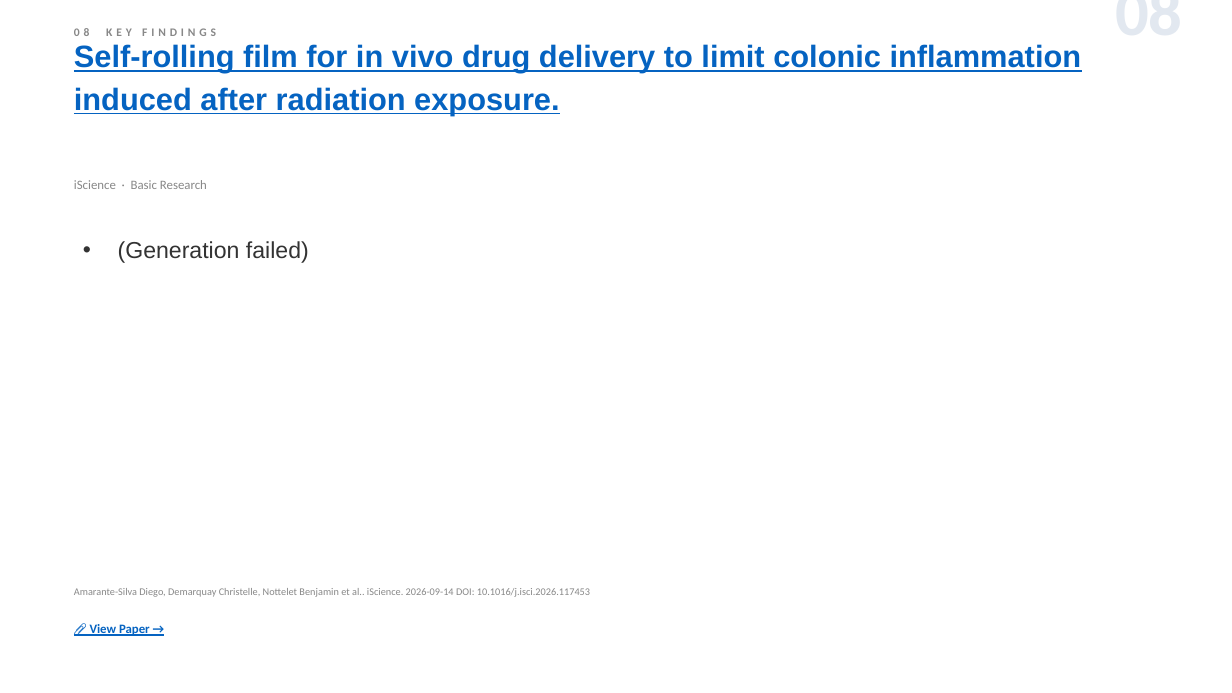
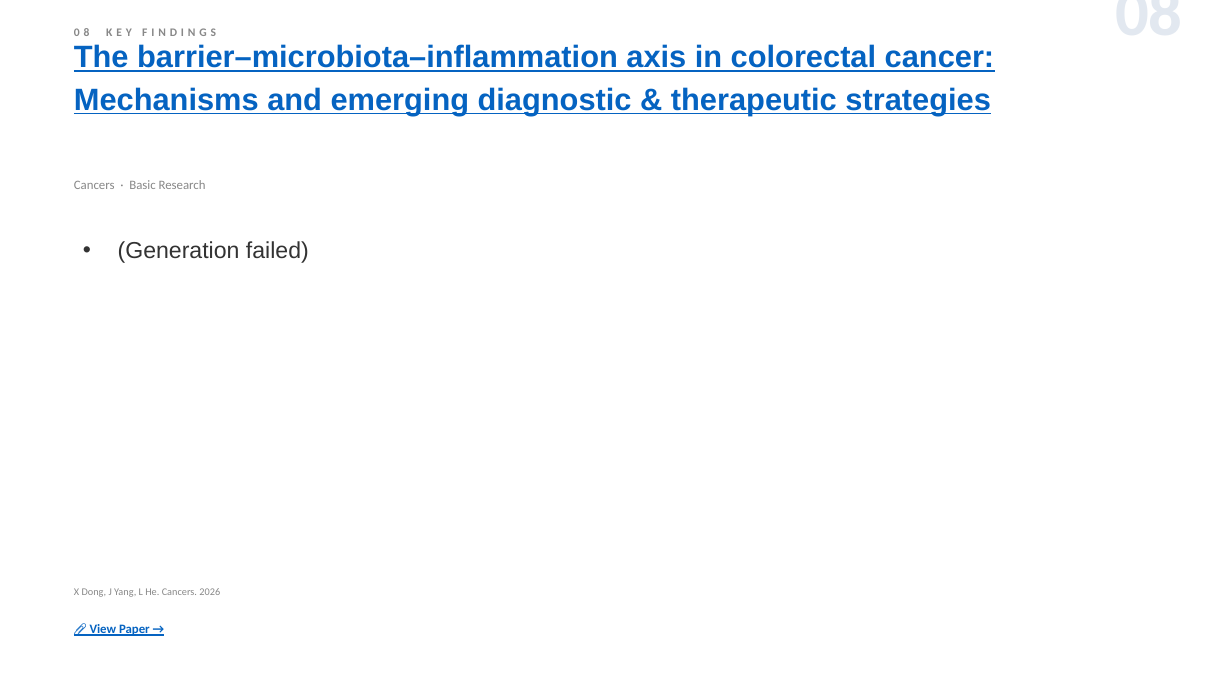
Before and after one commit to jejenhu-maker/colorectal-weekly-digest, a slide deck: slide 10 of docs/digest-en.pptx. Drawn at 1232x693 pixels with LibreOffice and Linux fonts; fonts in the diff are those of the drawing. Boxes give left, top, right and bottom in pixels: in the first picture for what was removed or moved away, otherwise in the second. Text is boxed around its words. In the diff, an @@ line names an element or a change of style, - is before the commit and + after.

```diff
--- a/docs/digest-en.pptx
+++ b/docs/digest-en.pptx
@@ text at <box>74,44,995,115</box>: text changed @@
-Self-rolling film for in vivo drug delivery to limit colonic inflammation induced after radiation exposure.
+The barrier–microbiota–inflammation axis in colorectal cancer: Mechanisms and emerging diagnostic & therapeutic strategies
@@ text at <box>74,180,206,189</box>: text changed @@
-iScience · Basic Research
+Cancers · Basic Research
@@ text at <box>74,588,220,597</box>: text changed @@
-Amarante-Silva Diego, Demarquay Christelle, Nottelet Benjamin et al.. iScience. 2026-09-14 DOI: 10.1016/j.isci.2026.117453
+X Dong, J Yang, L He. Cancers. 2026
```
Also in this commit, not shown: 10 other slides changed, 1 slide added, 1 slide removed, 2 other files.
